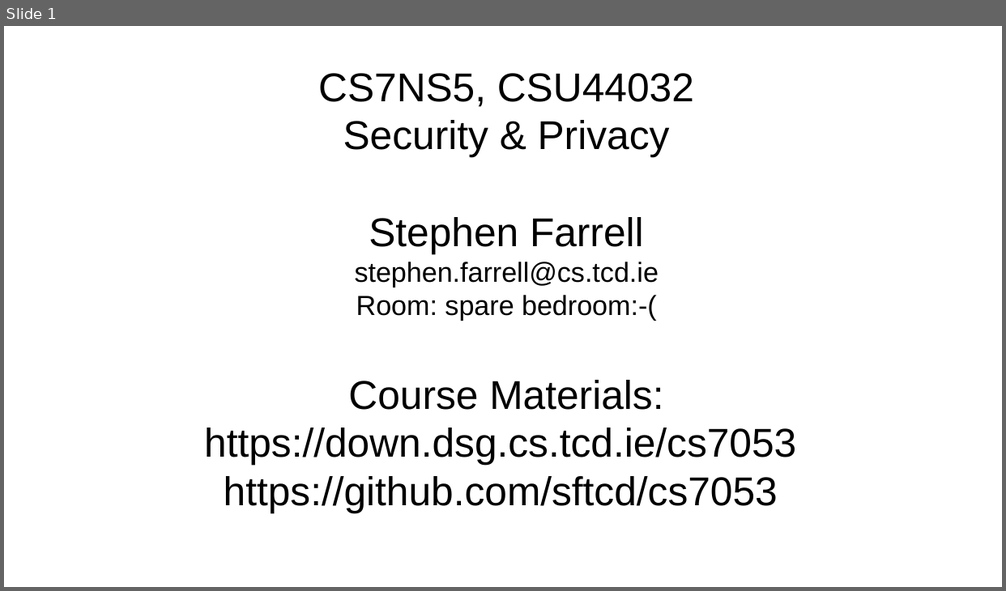
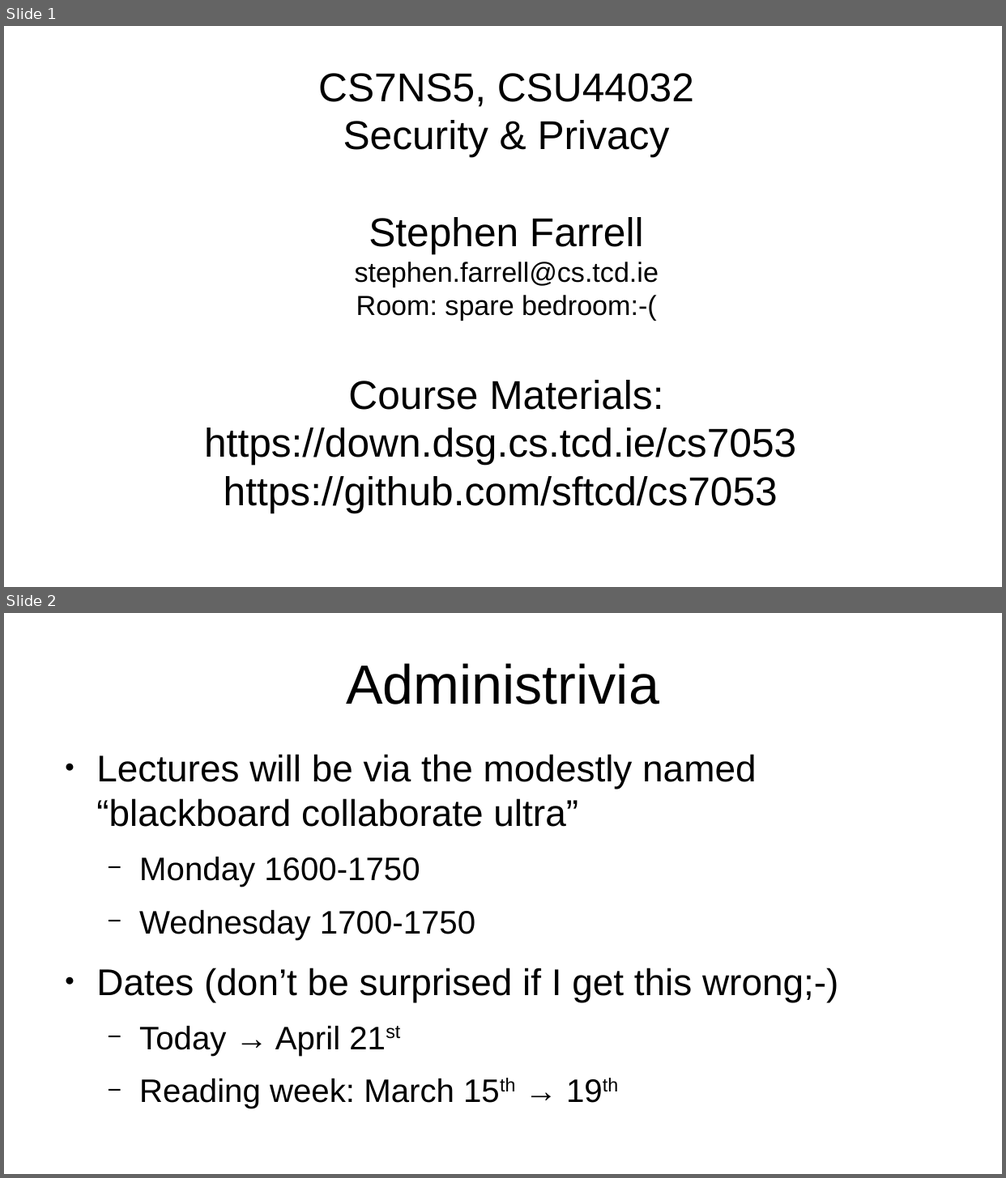
Before and after one commit to sftcd/cs7053, a slide deck: 2021lectures/00-quick-intro.odp. Shown one above the other, each under a label of ours: slide 1 before the commit, slides 1 and 2 after it. The pictures are 1006x591 and 1006x1178 pixels, drawn with LibreOffice and Linux fonts; fonts in the diff are those of the drawing. Boxes give left, top, right and bottom in pixels: in the first picture for what was removed or moved away, otherwise in the second. Text is boxed around its words. In the diff, an @@ line names an element or a change of style, - is before the commit and + after.

```diff
--- a/2021lectures/00-quick-intro.odp
+++ b/2021lectures/00-quick-intro.odp
@@ slide 2 added at (4,613,1002,1174), background #FFFFFF @@
@@ title added at (346,663,659,705), 44 pt, text #000000 @@
+Administrivia
@@ text added at (96,754,838,1109), 29.6 pt, text #000000 @@
+● Lectures will be via the modestly named “blackboard collaborate ultra”
+  − Monday 1600-1750
+  − Wednesday 1700-1750
+● Dates (don’t be surprised if I get this wrong;-)
+  − Today → April 21st
+  − Reading week: March 15th → 19th
```
Also in this commit, not shown: 5 other slides added, 1 slide removed, 1 other file.
